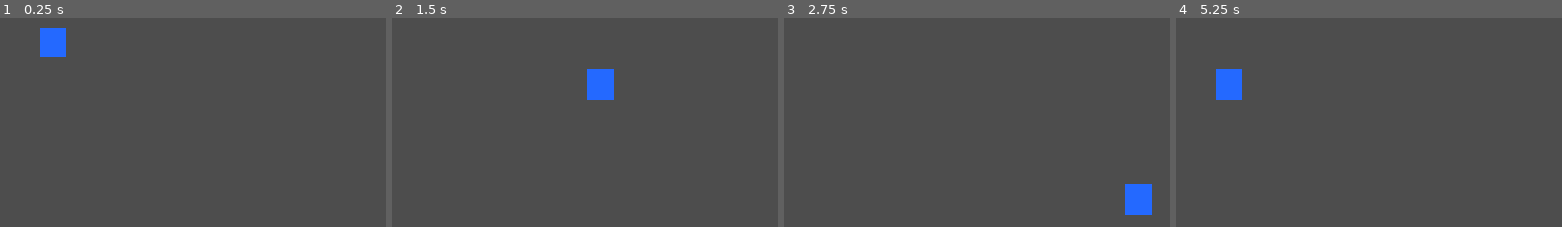
Above: before the commit, frames 1-4 (left to right).
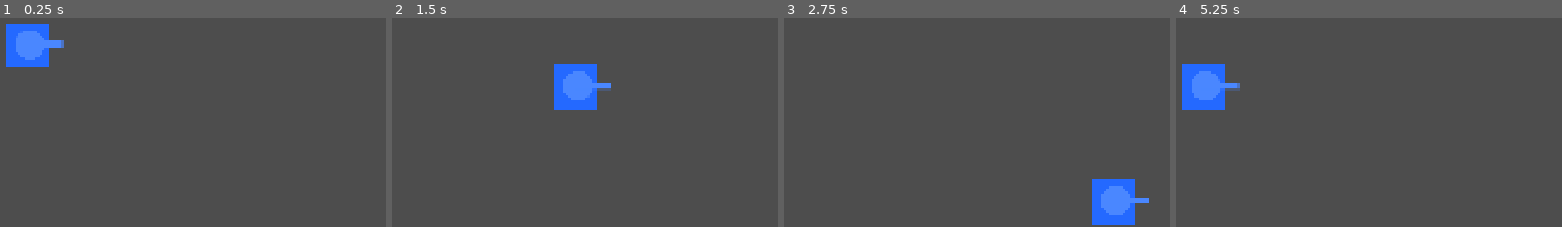
Above: after the commit, the same moments.

Repository: codez951/emerald-pancake
Game: Godot game, scene res://scenes/blue_square.tscn
Same seed, same stepped clock (60 frames per second), same inputs: the game is played once before the commit and once after it. The project has no main scene, so this scene is started directly.
Inputs:
- Up to frame 1 (0.25 s): no input
- Up to frame 2 (1.5 s): tap Enter at 0.5 s; hold D (character_right) 0.53-1.28 s; hold S (character_down) from 1.28 s (still down)
- Up to frame 3 (2.75 s): release S (character_down) at 2.03 s; hold D (character_right) from 2.03 s (still down)
- Up to frame 4 (5.25 s): release D (character_right) at 2.78 s; hold W (character_up) 2.78-3.53 s; hold A (character_left) 3.53-5.03 s; hold S (character_down) from 5.03 s (still down)

The runs differ from the first frame. In frame 1, 2.7% of the frame differs, in the area x 1-18%, y 2-24%; in frame 2, 2.9%, in the area x 41-58%, y 22-45%; in frame 3, 2.9%; in frame 4, 2.9%.

Commit message:
Add Turret to main.tscn

Diff:
--- a/scenes/blue_square.tscn
+++ b/scenes/blue_square.tscn
@@ -2,20 +2,24 @@
 
 [ext_resource type="Texture2D" uid="uid://cyvrj57sg3wcy" path="res://assets/textures/blue_square.png" id="1_0sial"]
 [ext_resource type="Script" uid="uid://0rcanudnbcr6" path="res://scripts/blue_square.gd" id="1_vtdtj"]
+[ext_resource type="PackedScene" uid="uid://b3un88wpigo6n" path="res://scenes/turret.tscn" id="3_qi78i"]
 
 [sub_resource type="RectangleShape2D" id="RectangleShape2D_vtdtj"]
 size = Vector2(66, 70)
 
 [node name="BlueSquare" type="CharacterBody2D" unique_id=2113902209]
-position = Vector2(957, 758)
+position = Vector2(899, 765)
 script = ExtResource("1_vtdtj")
 
-[node name="BlueSquareBodydy" type="Sprite2D" parent="." unique_id=1320247973]
-position = Vector2(1.335144e-05, 0.9999933)
-scale = Vector2(0.25142047, 0.26812977)
+[node name="BlueSquareBody" type="Sprite2D" parent="." unique_id=1320247973]
+position = Vector2(-1, -1)
+scale = Vector2(0.3905066, 0.40291008)
 texture = ExtResource("1_0sial")
-metadata/_edit_group_ = true
 
 [node name="HitBox" type="CollisionShape2D" parent="." unique_id=1461171020]
-position = Vector2(0, 1)
+position = Vector2(-1, -1)
+scale = Vector2(1.5532012, 1.5026681)
 shape = SubResource("RectangleShape2D_vtdtj")
+
+[node name="Turret" parent="." unique_id=373752317 instance=ExtResource("3_qi78i")]
+position = Vector2(0, -2)
--- a/scenes/turret.tscn
+++ b/scenes/turret.tscn
@@ -4,14 +4,13 @@
 [ext_resource type="Texture2D" uid="uid://d3pgxpyolhuwi" path="res://assets/textures/blue_tank_head.png" id="1_x3mc5"]
 
 [node name="Turret" type="Node2D" unique_id=373752317]
-position = Vector2(267, 227)
+position = Vector2(266, 227)
 script = ExtResource("1_el7wl")
-metadata/_edit_group_ = true
 
 [node name="Sprite2D" type="Sprite2D" parent="." unique_id=1476250153]
-position = Vector2(0, 1.0000038)
-scale = Vector2(0.2, 0.218)
+position = Vector2(24, -0.9999981)
+scale = Vector2(0.2, 0.19647855)
 texture = ExtResource("1_x3mc5")
 
 [node name="Marker2D" type="Marker2D" parent="." unique_id=1709075416]
-position = Vector2(0, -61)
+position = Vector2(80, 1)
--- a/scripts/turret.gd
+++ b/scripts/turret.gd
@@ -1,4 +1,4 @@
 extends Node2D
 
 func turret_movement(turret_rotation):
-	rotation = turret_rotation
+	rotation += turret_rotation
Binary file changed: assets/textures/blue_tank_head.png
